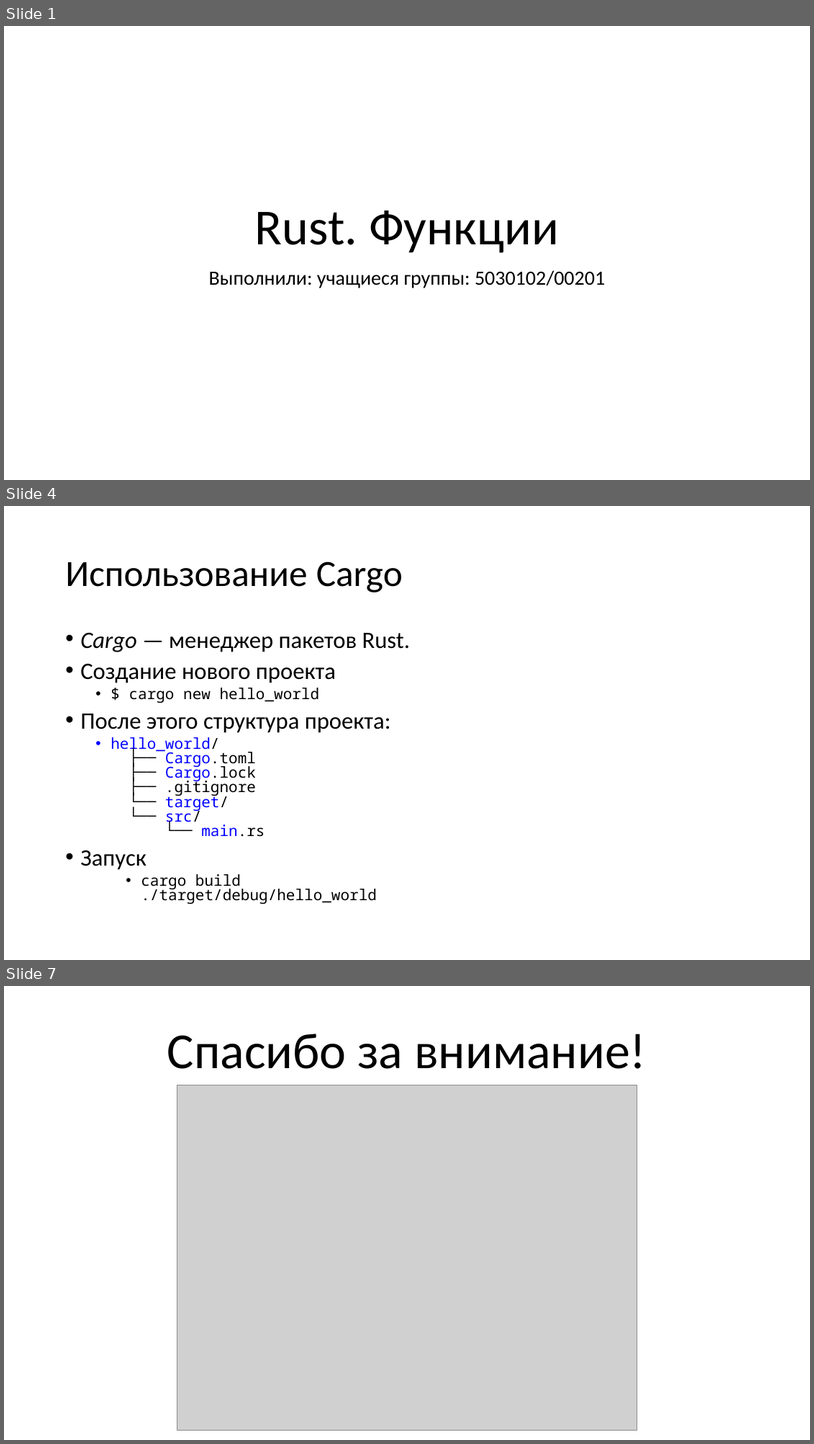
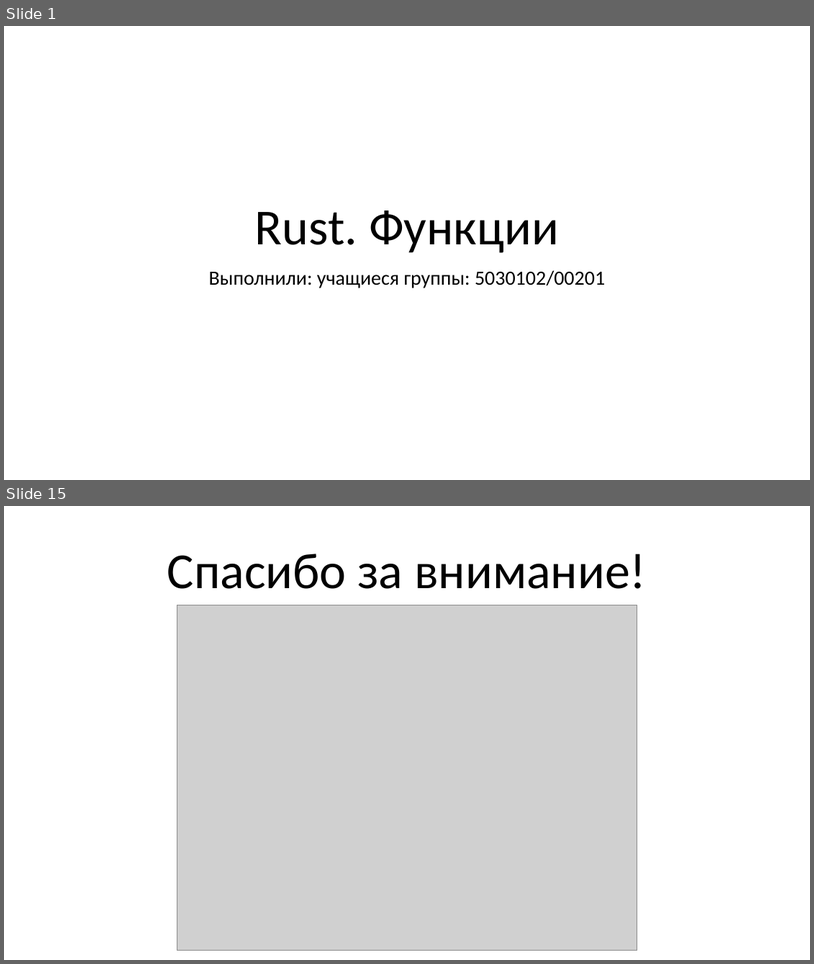
Before and after one commit to Katalien/New-programming-languages, a slide deck: reports/functions/functions.pptx. Shown one above the other, each under a label of ours: slides 1, 4 and 7 before the commit, slides 1 and 15 after it; the slides between them are not shown. The pictures are 814x1444 and 814x964 pixels, drawn with LibreOffice and Linux fonts; fonts in the diff are those of the drawing; grey boxes stand for pictures. Boxes give left, top, right and bottom in pixels: in the first picture for what was removed or moved away, otherwise in the second. Text is boxed around its words. In the diff, an @@ line names an element or a change of style, - is before the commit and + after.

```diff
--- a/reports/functions/functions.pptx
+++ b/reports/functions/functions.pptx
@@ slide 4 removed at [4, 506, 810, 960], background #FFFFFF @@
@@ title removed at [65, 561, 403, 592] @@
-Использование Cargo
@@ text removed at [80, 632, 410, 903] @@
-• Cargo — менеджер пакетов Rust.
-• Создание нового проекта
-  • $ cargo new hello_world
-• После этого структура проекта:
-  • hello_world/
-    ├── Cargo.toml
-    ├── Cargo.lock
-    ├── .gitignore
-    └── target/
-    └── src/
-    └── main.rs
-• Запуск
-    • cargo build
-      ./target/debug/hello_world
@@ what was slide 7 is now slide 15 @@
```
Also in this commit, not shown: 2 slides changed, 11 slides added, 2 other slides removed, 2 other files.
